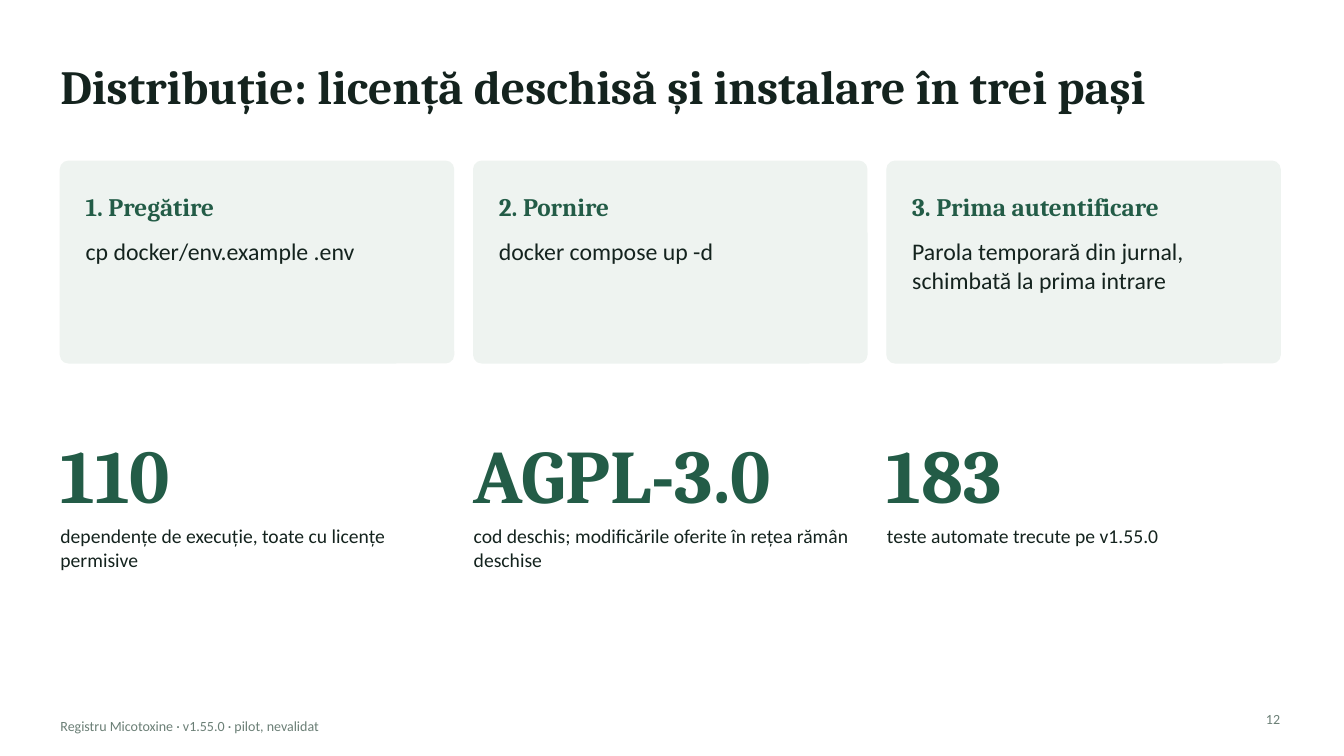
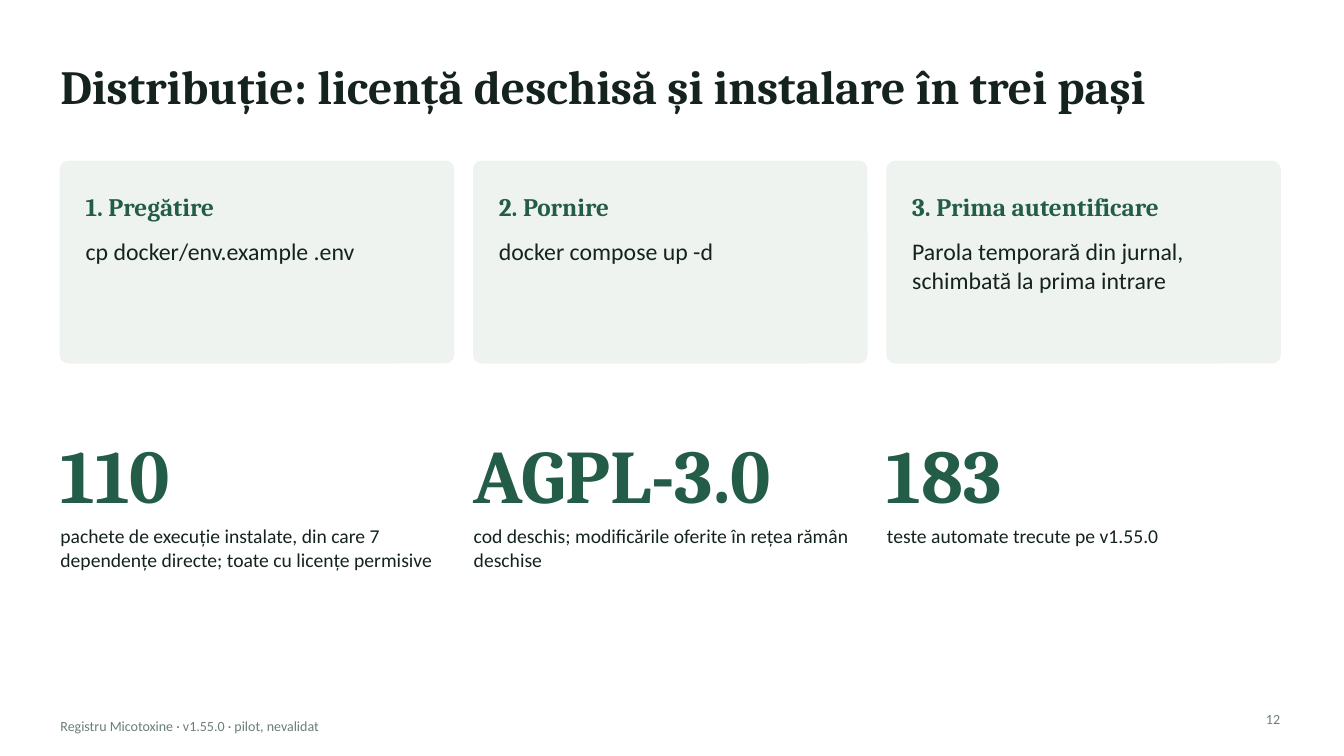
Before and after one commit to Radu-Cristian-Toma/registru-micotoxine, a slide deck: slide 12 of docs/prezentari/Prezentare_workshop_v1.55.0.pptx. Drawn at 1344x756 pixels with LibreOffice and Linux fonts; fonts in the diff are those of the drawing. Boxes give left, top, right and bottom in pixels: in the first picture for what was removed or moved away, otherwise in the second. Text is boxed around its words. In the diff, an @@ line names an element or a change of style, - is before the commit and + after.

```diff
--- a/docs/prezentari/Prezentare_workshop_v1.55.0.pptx
+++ b/docs/prezentari/Prezentare_workshop_v1.55.0.pptx
@@ text at [60, 529, 432, 571]: text changed @@
-dependențe de execuție, toate cu licențe permisive
+pachete de execuție instalate, din care 7 dependențe directe; toate cu licențe permisive
```
Also in this commit, not shown: 2 other files.
